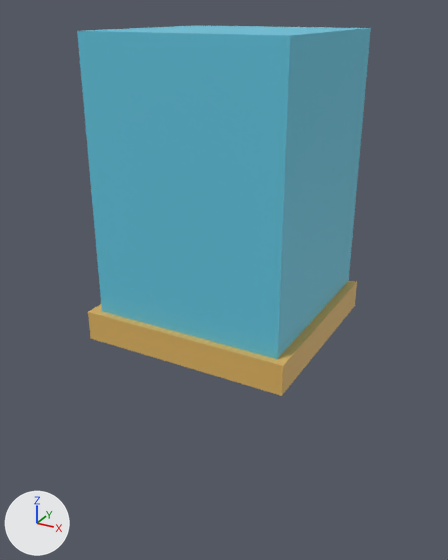
Two versions of the FBX model Assets/Models/SmallTH_Bottom_Outer.fbx, one commit apart.
Camera for both pictures: a camera (50 mm lens) standing at (2.91, -5.48, 3.19) and looking at (-0.02, -0.14, 0.52). The axes (+X, +Y, +Z) are drawn at lower left. The lights are the same throughout. Where no turn or scale is listed for an object, it has been applied to the vertices.

Objects in the first picture: 'SmallTH_Bottom_Outer'.
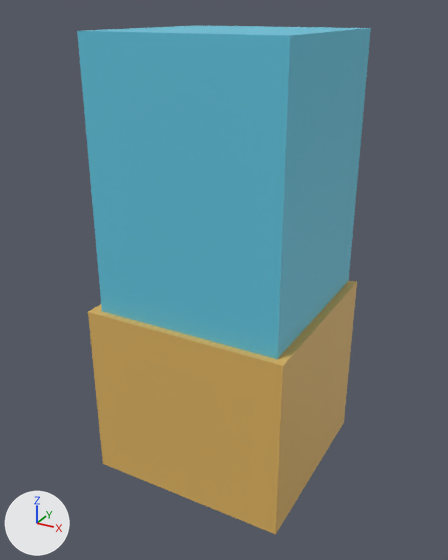
What differs and where, as boxes [x1, y1, x2, y2] in the pictures (448 x 560 px; the box of a moved part takes in the faces that stretch with it):
'SmallTH_Bottom_Outer', reshaped (37% taller): before [77, 25, 371, 396]; after [77, 25, 371, 534]
part 1 of me_cube_017, moved or reshaped: before [88, 282, 357, 396]; after [88, 282, 357, 534]

Diff of the bpy script that builds the scene:
```diff
--- a/Assets/Models/SmallTH_Bottom_Outer.fbx.py
+++ b/Assets/Models/SmallTH_Bottom_Outer.fbx.py
@@ me_cube_017 @@
 me_cube_017.from_pydata(...)  # 16 vertices, 10 faces; spans x -1.1..1.1, y -1.1..1.0, z -0.01..3.0
 # used by ob_smallth_bottom_outer; location = (0.0, 0.0, 0.0)
 # before: 8 (-1.1, 1.0, -0.01), 9 (-1.1, -1.1, -0.01) at pixel (90, 338), 12 (1.1, 1.0, -0.01) at pixel (354, 305), 13 (1.1, -1.1, -0.01) at pixel (281, 395)
+# me_cube_017 part 1
+for i in [8, 9, 12, 13]: me_cube_017.vertices[i].co += Vector((0.0, 0.0, -1.66))
 me_cube_017.materials.append(mat_shirt)
```
